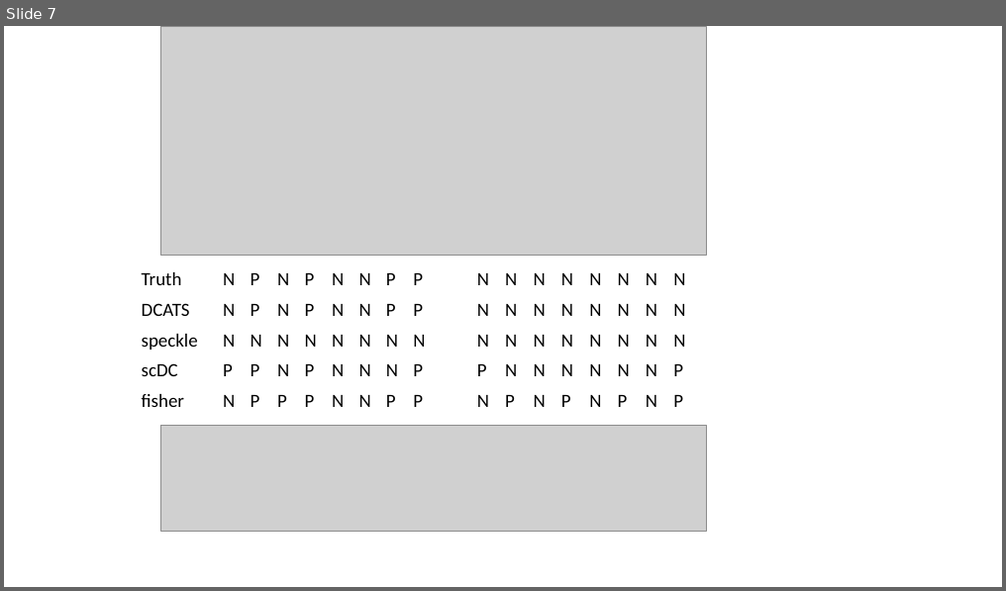
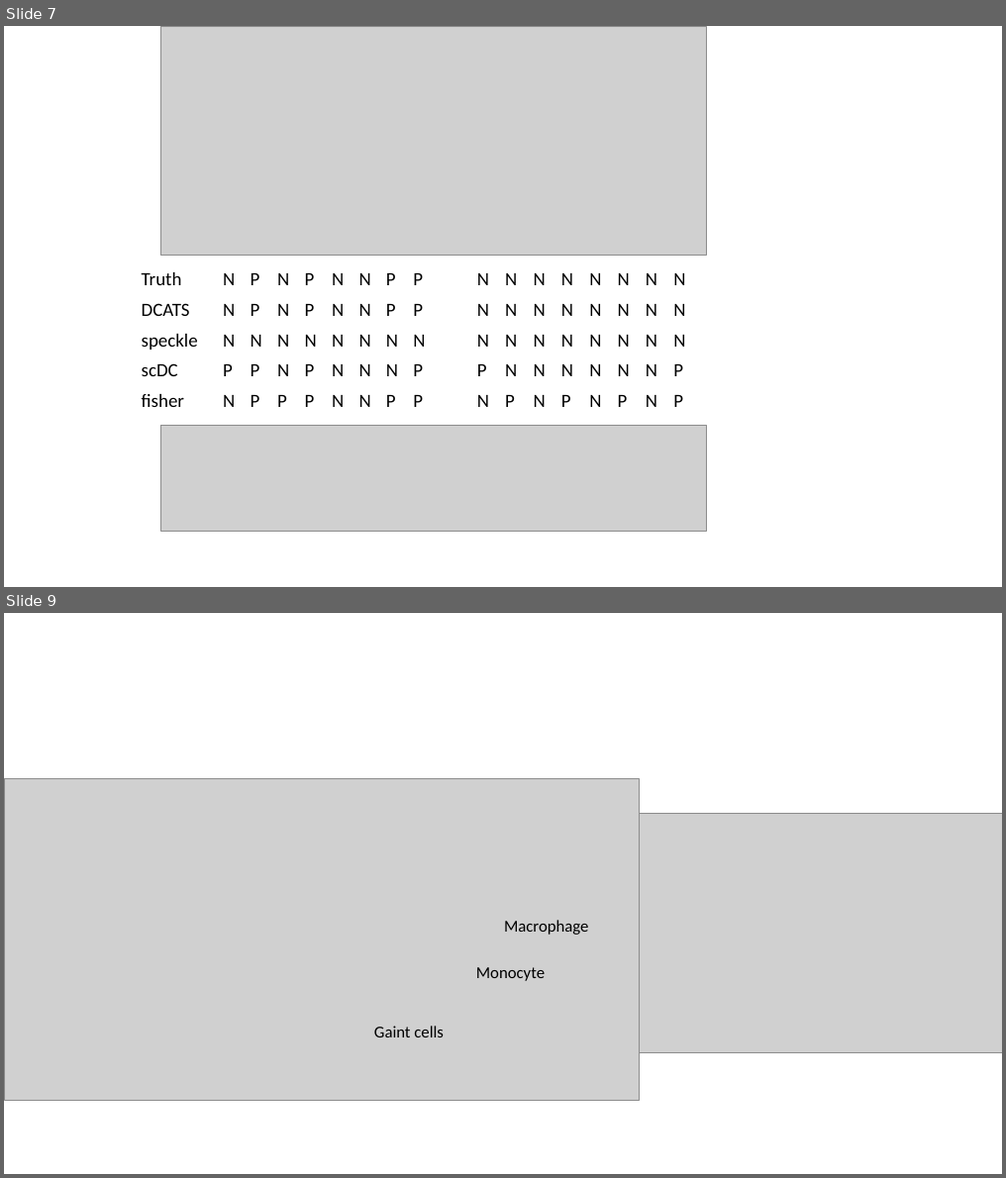
Before and after one commit to linxy29/slides, a slide deck: image/Plots.pptx. Shown one above the other, each under a label of ours: slide 7 before the commit, slides 7 and 9 after it; the slides between them are not shown. The pictures are 1006x591 and 1006x1178 pixels, drawn with LibreOffice and Linux fonts; fonts in the diff are those of the drawing; grey boxes stand for pictures. Boxes give left, top, right and bottom in pixels: in the first picture for what was removed or moved away, otherwise in the second. Text is boxed around its words. In the diff, an @@ line names an element or a change of style, - is before the commit and + after.

```diff
--- a/image/Plots.pptx
+++ b/image/Plots.pptx
@@ slide 9 added at (4,613,1002,1174), background #FFFFFF @@
@@ picture added at (4,779,640,1100) @@
@@ picture added at (640,813,1002,1054) @@
@@ text added at (504,920,588,935), 16 pt, text #000000 @@
+Macrophage
@@ text added at (476,967,545,981), 16 pt, text #000000 @@
+Monocyte
@@ text added at (374,1026,444,1038), 16 pt, text #000000 @@
+Gaint cells
```
Also in this commit, not shown: 1 slide changed, 3 other slides added, 1 slide removed, 4 other files.
